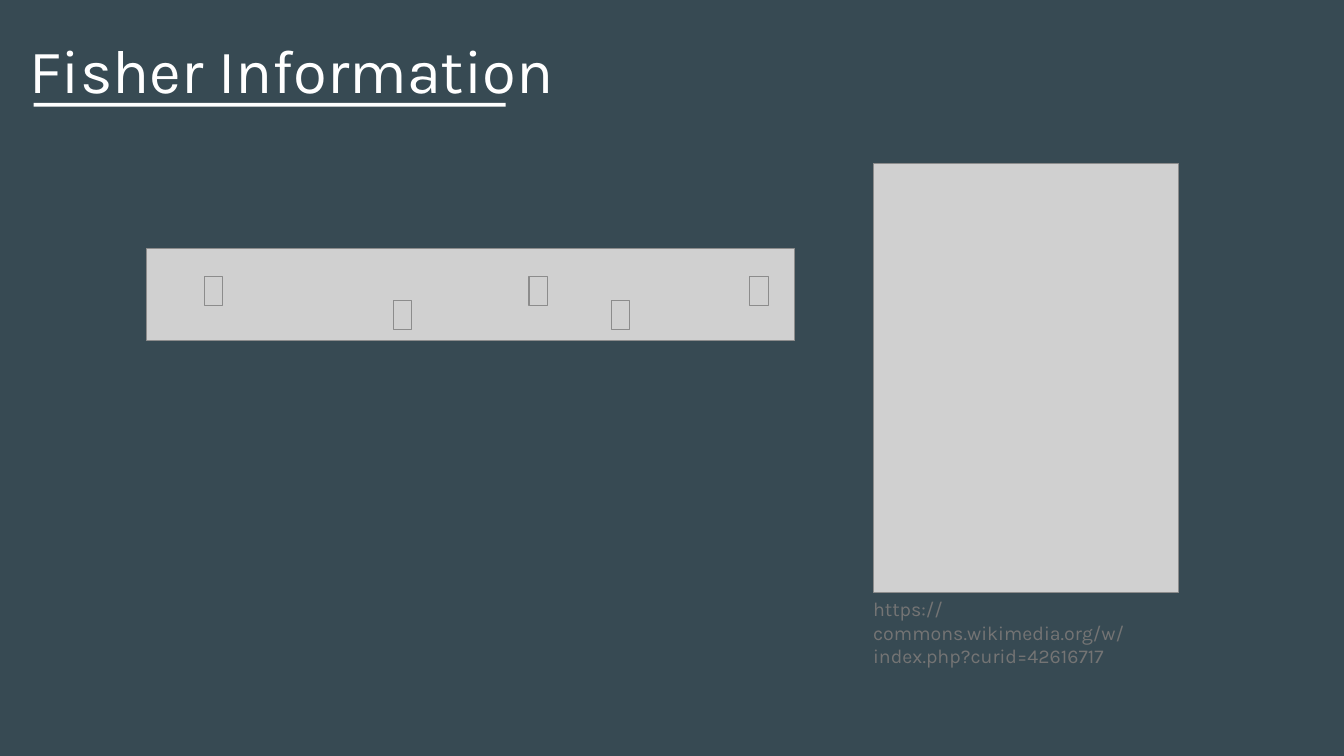
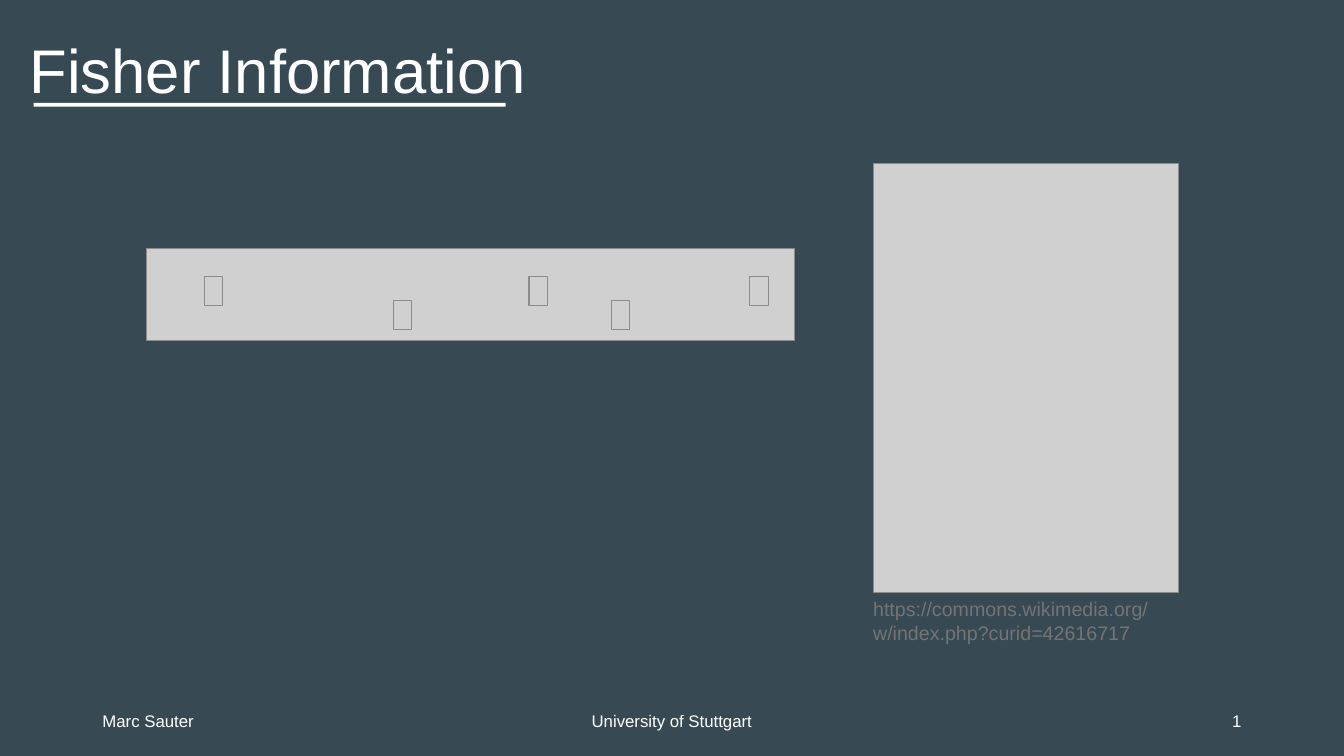
Before and after one commit to ma-sauter/Talks, a slide deck: slide 6 of dpg-fruehjahrstagung-2024/Presentation/Presentation_Marc_Sauter.pptx. Drawn at 1344x756 pixels with LibreOffice and Linux fonts; fonts in the diff are those of the drawing; grey boxes stand for pictures. Boxes give left, top, right and bottom in pixels: in the first picture for what was removed or moved away, otherwise in the second. Text is boxed around its words. In the diff, an @@ line names an element or a change of style, - is before the commit and + after.

Commit message:
Stand vor Uni Stuttgart design implementation

```diff
--- a/dpg-fruehjahrstagung-2024/Presentation/Presentation_Marc_Sauter.pptx
+++ b/dpg-fruehjahrstagung-2024/Presentation/Presentation_Marc_Sauter.pptx
@@ title "Fisher Information" at box(30, 48, 526, 104): font Karla to Arial @@
@@ text "https://commons.wikimedia.org/w/index.php?curid=42616717" at box(873, 602, 1148, 644): font Karla to Arial @@
@@ text added at box(102, 715, 193, 727), 12 pt, text #FFFFFF @@
+Marc Sauter
@@ text added at box(592, 715, 751, 731), 12 pt, text #FFFFFF @@
+University of Stuttgart
@@ text added at box(1232, 715, 1241, 727), 12 pt, text #FFFFFF @@
+1
```
Also in this commit, not shown: 45 other slides changed.
